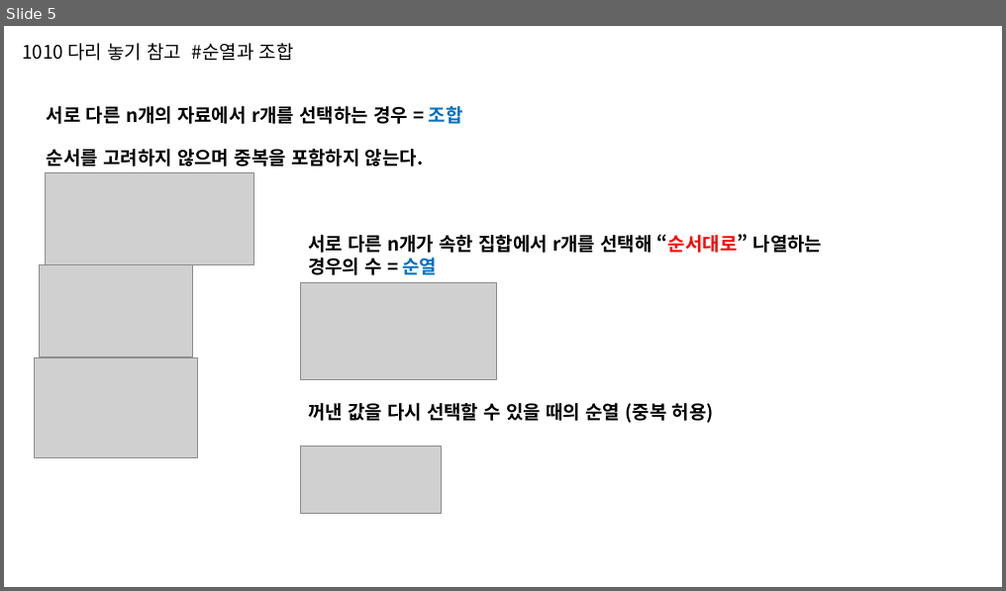
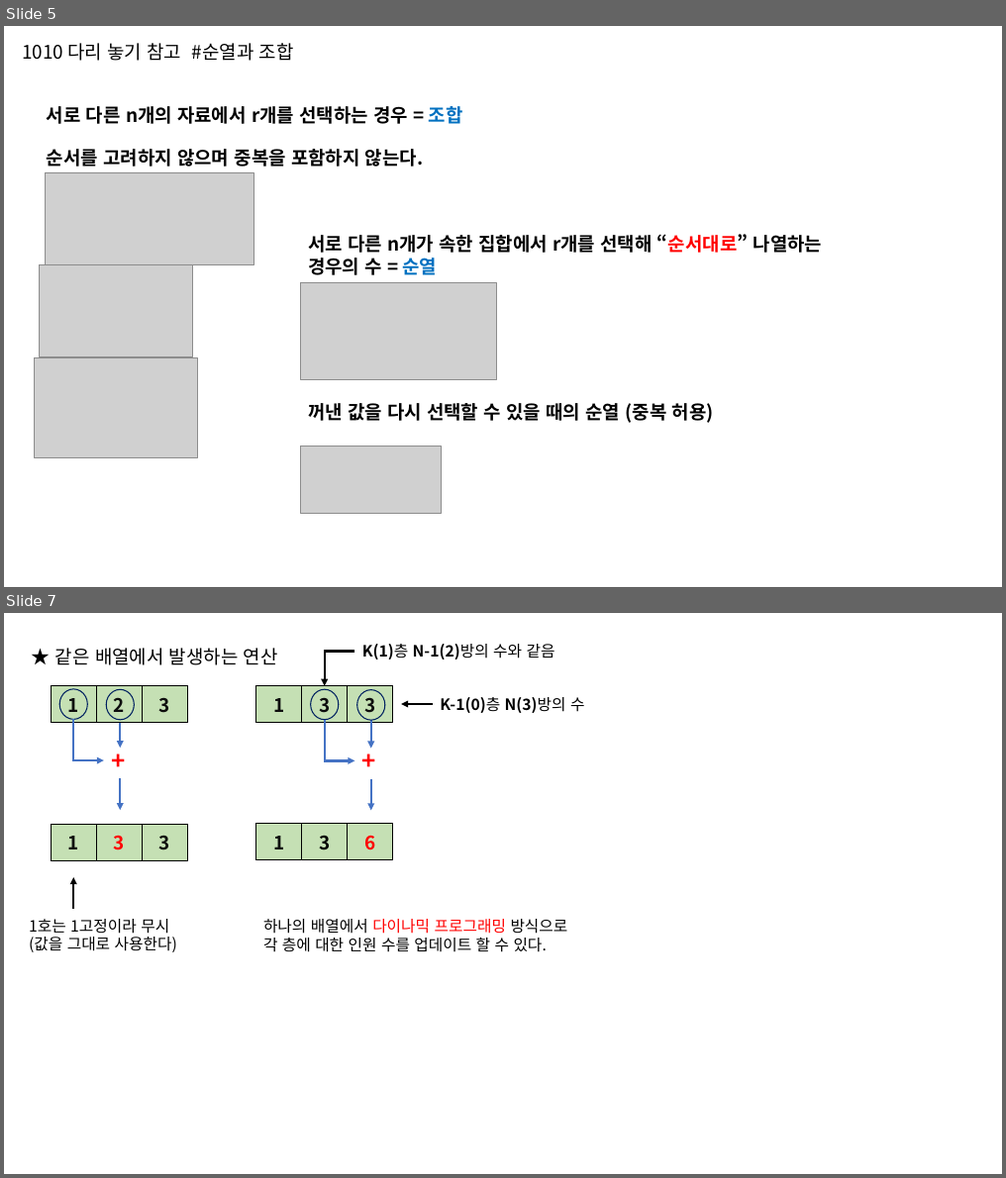
Before and after one commit to phantom0119/Baekjoon, a slide deck: 참고자료.pptx. Shown one above the other, each under a label of ours: slide 5 before the commit, slides 5 and 7 after it; the slides between them are not shown. The pictures are 1006x591 and 1006x1178 pixels, drawn with LibreOffice and Linux fonts; fonts in the diff are those of the drawing; grey boxes stand for pictures. Boxes give left, top, right and bottom in pixels: in the first picture for what was removed or moved away, otherwise in the second. Text is boxed around its words. In the diff, an @@ line names an element or a change of style, - is before the commit and + after.

```diff
--- a/참고자료.pptx
+++ b/참고자료.pptx
@@ slide 7 added at bbox=[4, 613, 1002, 1174], background #FFFFFF @@
@@ text added at bbox=[55, 648, 278, 665], 18 pt, text #000000 @@
+★ 같은 배열에서 발생하는 연산
@@ elbow arrow added from (355, 652) to (325, 685), #000000 2.25 pt @@
@@ text added at bbox=[362, 644, 555, 660], 15 pt, text #000000, bold @@
+K(1)층 N-1(2)방의 수와 같음
@@ table added at bbox=[51, 685, 187, 722], 1 rows, 3 columns @@
+1 | 2 | 3
@@ ellipse added at bbox=[59, 689, 87, 719], outline #002060 1 pt @@
@@ ellipse added at bbox=[107, 689, 135, 719], outline #002060 1 pt @@
@@ table added at bbox=[256, 685, 393, 722], 1 rows, 3 columns @@
+1 | 3 | 3
@@ ellipse added at bbox=[311, 689, 339, 719], outline #002060 1 pt @@
@@ ellipse added at bbox=[357, 690, 385, 720], outline #002060 1 pt @@
@@ text added at bbox=[440, 697, 584, 713], 15 pt, text #000000, bold @@
+K-1(0)층 N(3)방의 수
@@ elbow arrow added from (73, 719) to (104, 761), #4472C4 2.25 pt @@
@@ arrow added from (120, 720) to (120, 748), #4472C4 2.25 pt @@
@@ elbow arrow added from (325, 720) to (355, 761), #4472C4 2.25 pt @@
@@ arrow added from (371, 720) to (371, 749), #4472C4 2.25 pt @@
@@ arrow added from (433, 704) to (402, 704), #000000 2.25 pt @@
@@ text added at bbox=[104, 743, 136, 779], 23 pt, text #FF0000, bold @@
++
@@ text added at bbox=[355, 743, 387, 779], 23 pt, text #FF0000, bold @@
++
@@ arrow added from (120, 779) to (120, 810), #4472C4 2.25 pt @@
@@ arrow added from (371, 779) to (371, 811), #4472C4 2.25 pt @@
@@ table added at bbox=[51, 824, 187, 861], 1 rows, 3 columns @@
+1 | 3 | 3
@@ table added at bbox=[256, 824, 393, 861], 1 rows, 3 columns @@
+1 | 3 | 6
@@ arrow added from (73, 909) to (73, 877), #000000 2.25 pt @@
@@ text added at bbox=[29, 919, 177, 953], 15 pt, text #000000 @@
+1호는 1고정이라 무시
+(값을 그대로 사용한다)
@@ text added at bbox=[263, 919, 568, 953], 15 pt, text #000000 @@
+하나의 배열에서 다이나믹 프로그래밍 방식으로
+각 층에 대한 인원 수를 업데이트 할 수 있다.
```
Also in this commit, not shown: 1 slide changed, 2 other files.
